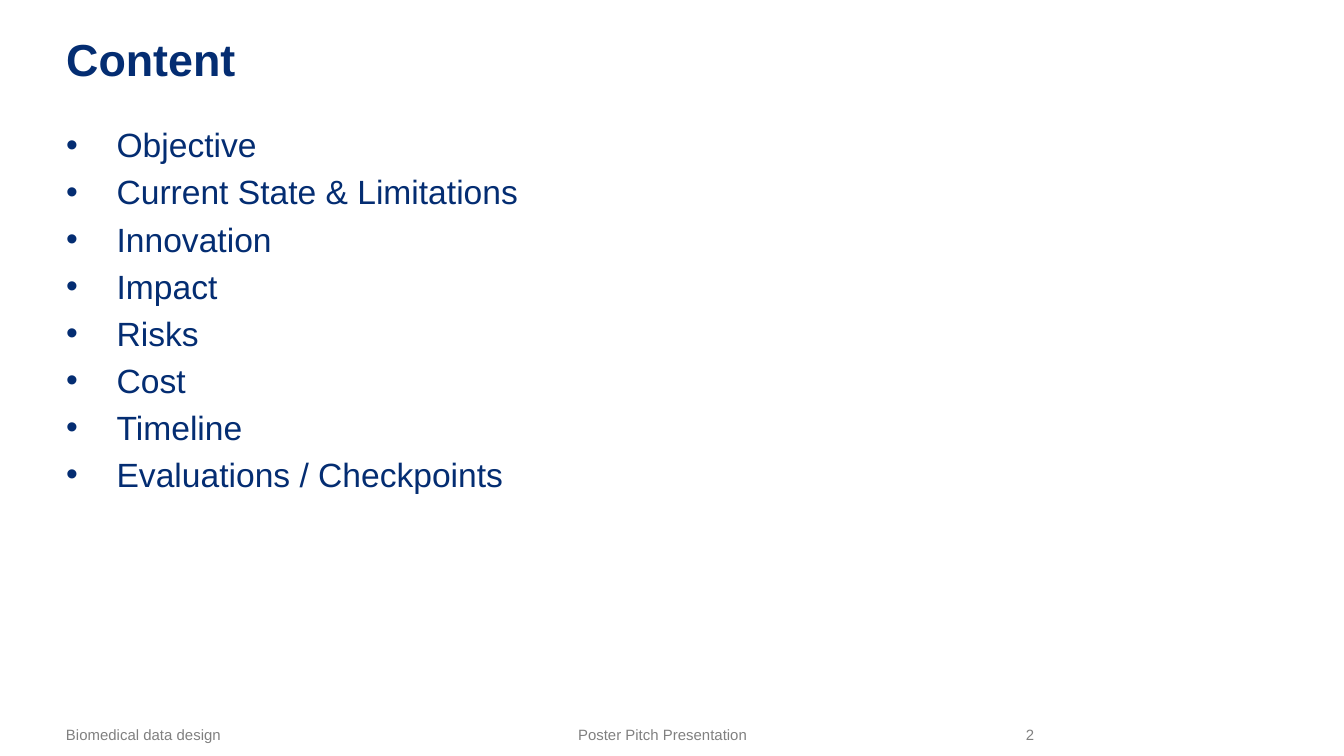
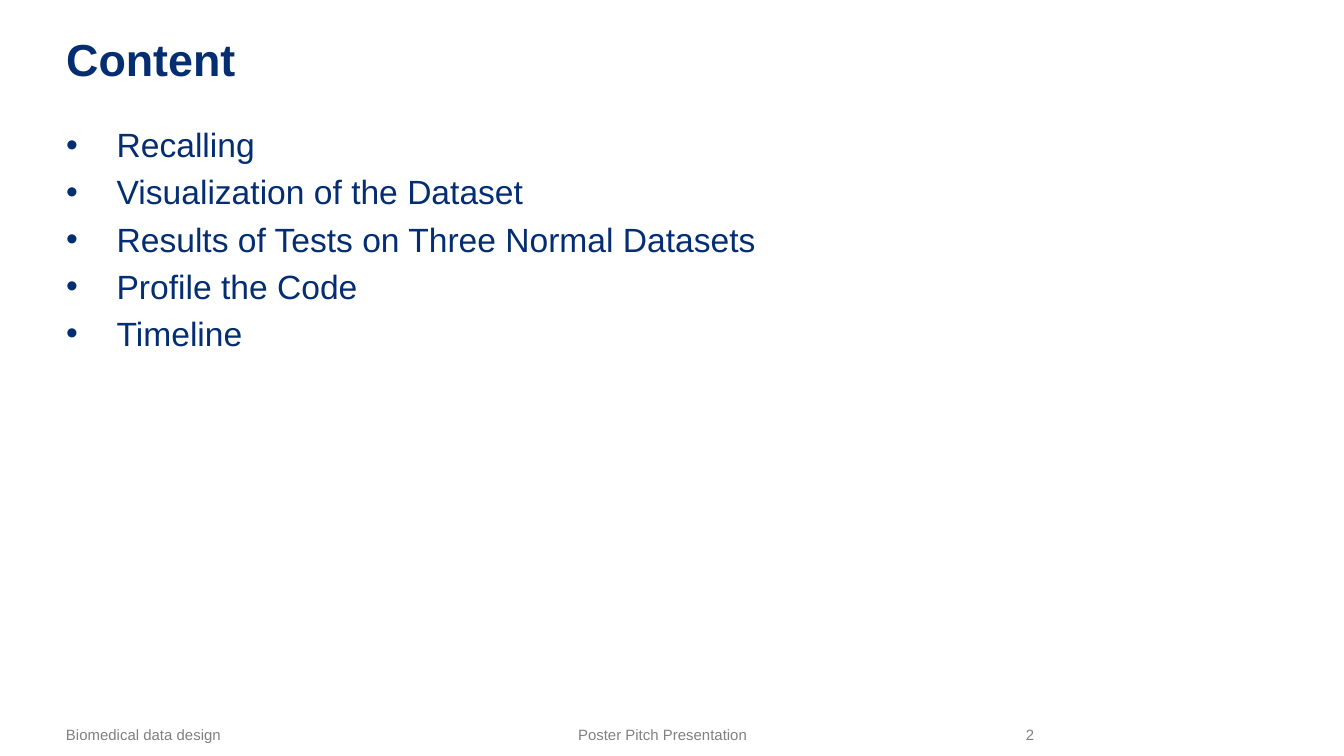
Before and after one commit to NeuroDataDesign/Cancer, a slide deck: slide 2 of Pitch deck.pptx. Drawn at 1344x756 pixels with LibreOffice and Linux fonts; fonts in the diff are those of the drawing; background and template pictures are left out. Boxes give left, top, right and bottom in pixels: in the first picture for what was removed or moved away, otherwise in the second. Text is boxed around its words. In the diff, an @@ line names an element or a change of style, - is before the commit and + after.

```diff
--- a/Pitch deck.pptx
+++ b/Pitch deck.pptx
@@ text at (117,132,755,300): text changed @@
-• Objective
-• Current State & Limitations
-• Innovation
-• Impact
-• Risks
-• Cost
+• Recalling
+• Visualization of the Dataset
+• Results of Tests on Three Normal Datasets
+• Profile the Code
@@ text at (117,462,503,493): paragraph removed @@
-• Evaluations / Checkpoints
```
Also in this commit, not shown: 2 other slides changed, 4 slides added, 9 slides removed, 1 other file.
